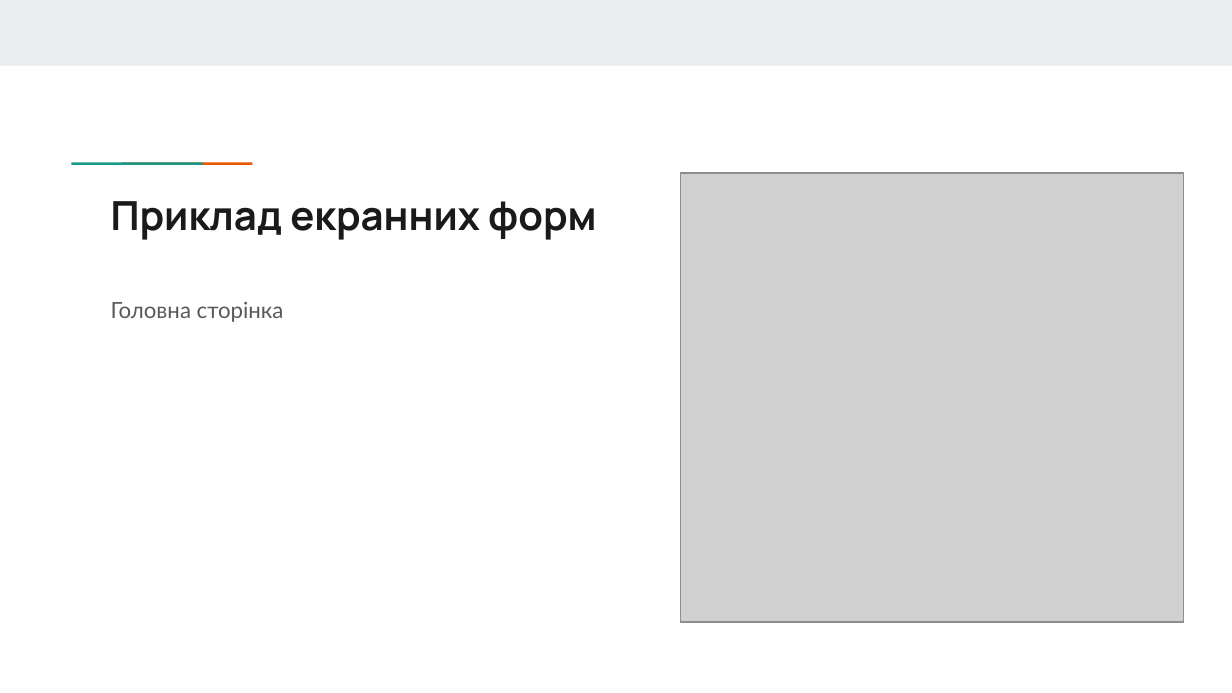
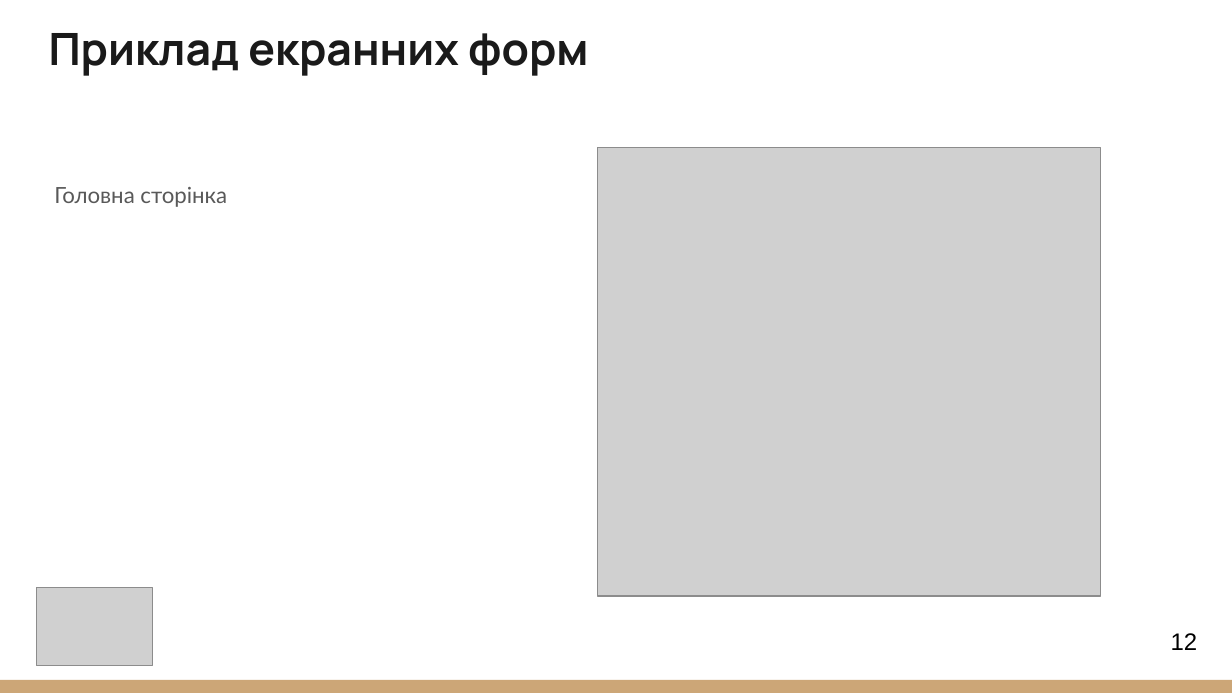
Before and after one commit to NureBalytskyiIhor/CPP, a slide deck: slide 12 of 2025_Б_ККП_ПЗПІ-22-4_Балицький_І_О/2025_Б_ККП_ПЗПІ-22-4_Балицький_І_О.pptx. Drawn at 1232x693 pixels with LibreOffice and Linux fonts; fonts in the diff are those of the drawing; grey boxes stand for pictures. Boxes give left, top, right and bottom in pixels: in the first picture for what was removed or moved away, otherwise in the second. Text is boxed around its words. In the diff, an @@ line names an element or a change of style, - is before the commit and + after.

```diff
--- a/2025_Б_ККП_ПЗПІ-22-4_Балицький_І_О/2025_Б_ККП_ПЗПІ-22-4_Балицький_І_О.pptx
+++ b/2025_Б_ККП_ПЗПІ-22-4_Балицький_І_О/2025_Б_ККП_ПЗПІ-22-4_Балицький_І_О.pptx
@@ rectangle removed at <box>0,0,1232,65</box> @@
@@ title "Приклад екранних форм": place and size @@
-title "Приклад екранних форм" at <box>111,201,597,240</box>
+title "Приклад екранних форм" at <box>49,33,589,76</box>
@@ title "Приклад екранних форм" at <box>49,33,589,76</box>: size 23.4 to 26 pt; vertical alignment top to bottom @@
@@ picture: place and size @@
-picture at <box>680,172,1183,621</box>
+picture at <box>598,147,1100,595</box>
@@ text "Головна сторінка": place and size @@
-text "Головна сторінка" at <box>111,302,284,322</box>
+text "Головна сторінка" at <box>54,187,227,207</box>
@@ text "Головна сторінка" at <box>54,187,227,207</box>: less space between paragraphs @@
@@ rectangle removed at <box>112,160,163,166</box> @@
@@ rectangle removed at <box>161,160,212,166</box> @@
@@ picture added at <box>36,588,152,667</box> @@
@@ page number added at <box>1171,633,1198,650</box>, 14 pt, text #000000 @@
+12
@@ rectangle added at <box>0,680,1232,693</box>, fill #CCA677 @@
```
Also in this commit, not shown: 21 other slides changed, 2 other files.
